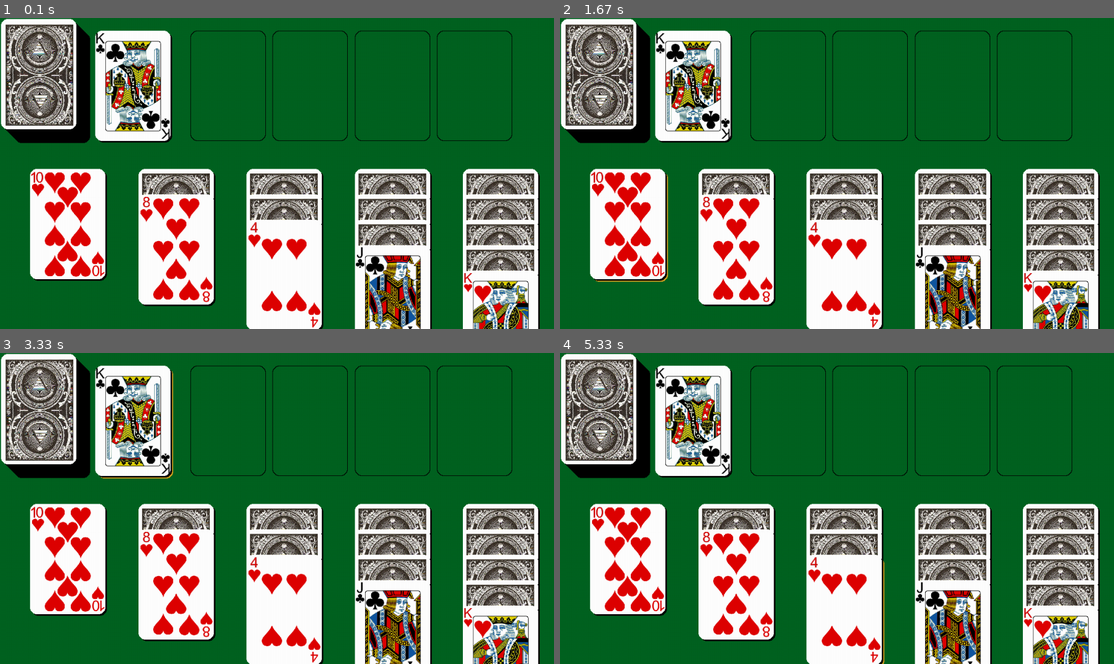
Above: before the commit, frames 1-4 (two rows, left to right).
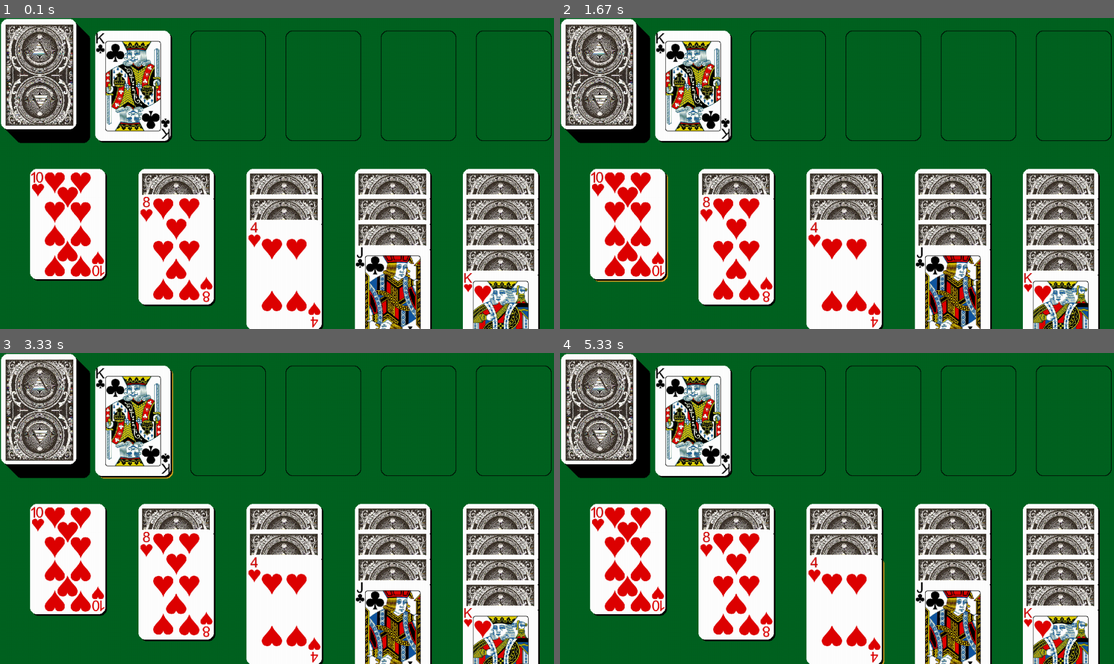
Above: after the commit, the same moments.

Repository: unluckycord/NewPygame
Game: pygame game, started from Main.py
The game is run twice, just before and just after one commit, with the same random seed, the same clock (stepped at 60 frames per second) and the same inputs.
Inputs (mouse positions are in pixels of both pictures, inside the frame that each line leads up to):
- Up to frame 1 (0.1 s): no input
- Up to frame 2 (1.67 s): click (665, 248) at 0.88 s; click (692, 58) at 1.22 s; click (637, 164) at 1.55 s
- Up to frame 3 (3.33 s): click (487, 626) at 1.88 s; tap C at 2.5 s; click (94, 539) at 2.88 s; click (116, 449) at 3.22 s
- Up to frame 4 (5.33 s): click (704, 561) at 3.55 s; click (715, 452) at 3.92 s; click (665, 527) at 4.95 s; click (870, 595) at 5.28 s

The runs differ from the first frame. In frame 1, 0.8% of the frame differs, in the area x 49-100%, y 3-40%; in frame 2, 0.8%; in frame 3, 0.8%; in frame 4, 0.8%.

Commit message:
reinit pycache + fixed dupe bug due to cards being too close

Diff:
--- a/GameLoop.py
+++ b/GameLoop.py
@@ -61,6 +61,16 @@
                 ListOfCards.tableauObj[i].pop(f)
 
 def start():
+    #|----------------------------------------------------------------------|
+    #|                                                                      |
+    #|                                                                      |
+    #|                                                                      |
+    #|          DONT FORGET TO ADD SPOT FOR CARDS UNDER TABLEAU             |
+    #|                                                                      |
+    #|                                                                      |
+    #|                                                                      |
+    #|----------------------------------------------------------------------|
+    #
     prevTime = time.time()
     deltaTime = 0
     clock = pygame.time.Clock()
@@ -92,7 +102,7 @@
 
     #where cards are stacked
     cardStackLocationX,cardStackLocationY = 440*Assets.scalingVal, 30*Assets.scalingVal
-    offset = 190*Assets.scalingVal
+    offset = 220*Assets.scalingVal
     stackList = []
     for i in range(4):
         stackList.append(pygame.Rect(cardStackLocationX+offset*i,cardStackLocationY, Assets.CARDWIDTH,Assets.CARDHEIGHT))
